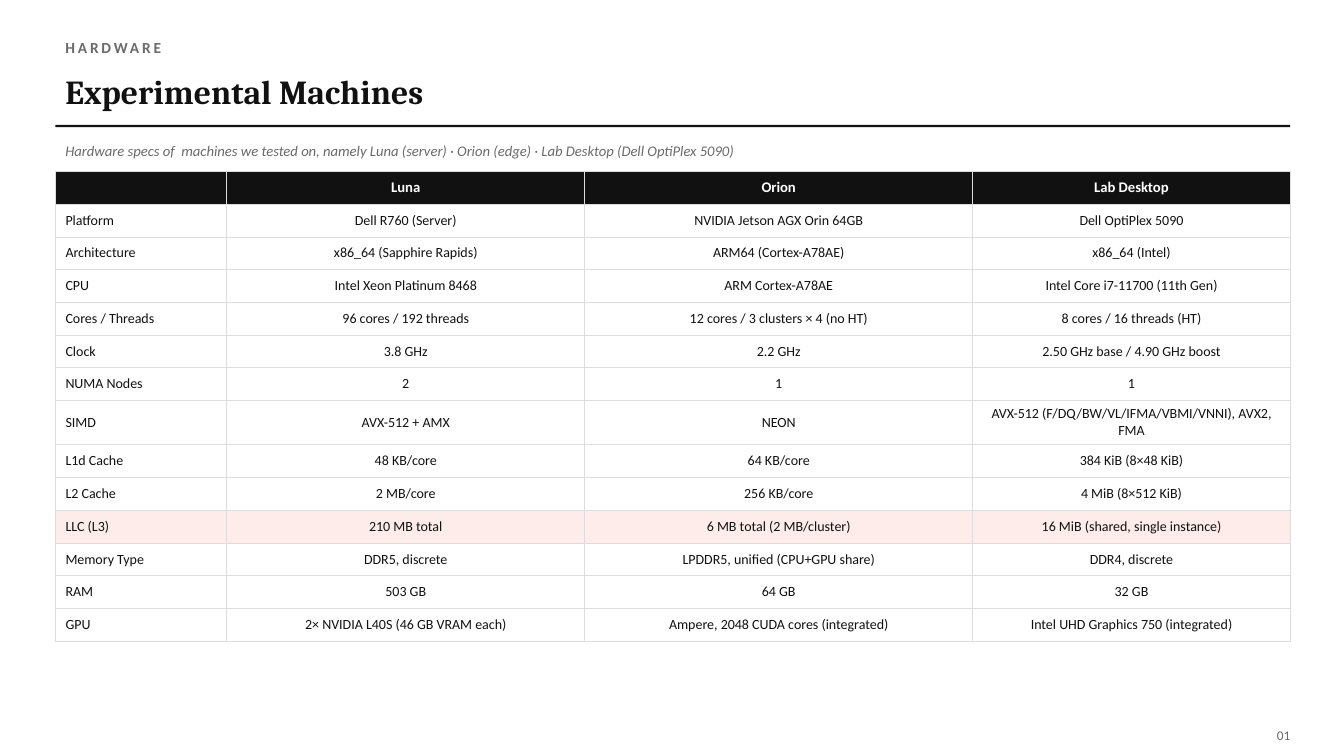
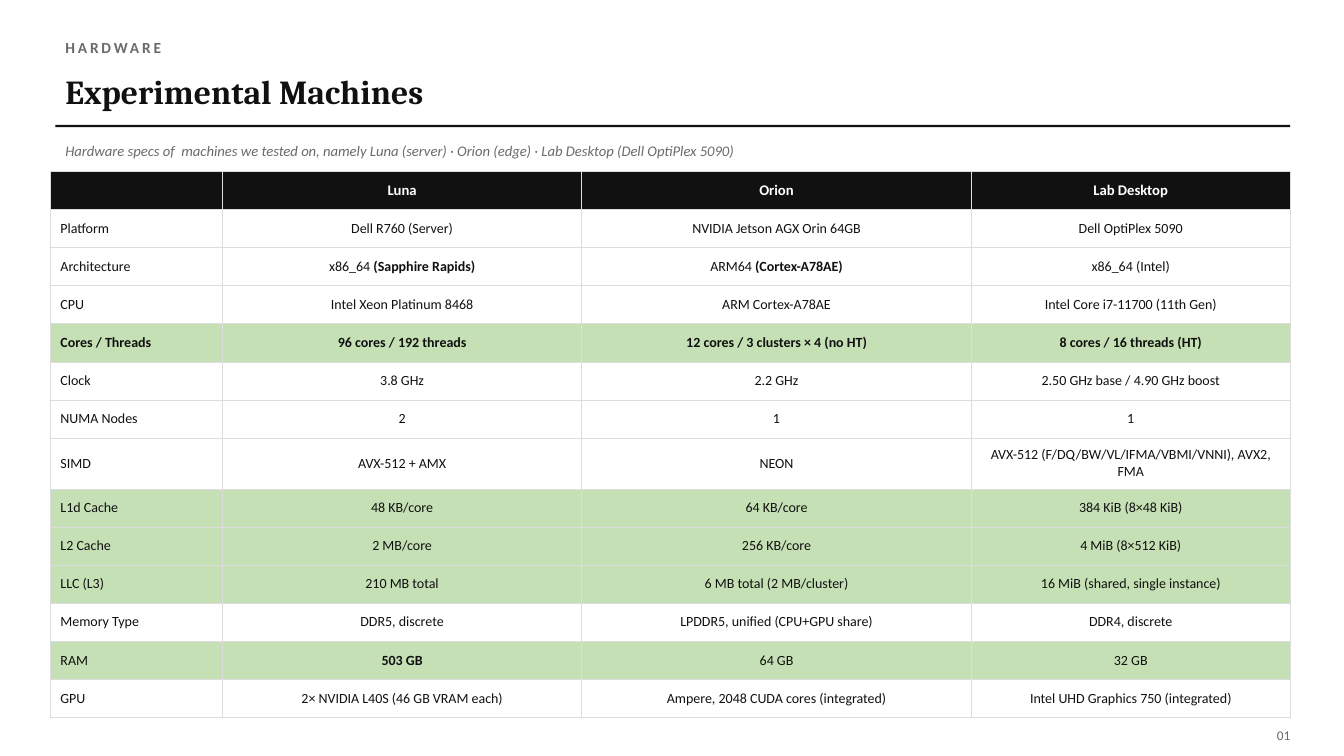
Before and after one commit to KathpaliaChirag/Nanopore-project, a slide deck: slide 2 of dorado-kraken-research/presentations/june.pptx. Drawn at 1344x756 pixels with LibreOffice and Linux fonts; fonts in the diff are those of the drawing. Boxes give left, top, right and bottom in pixels: in the first picture for what was removed or moved away, otherwise in the second. Text is boxed around its words. In the diff, an @@ line names an element or a change of style, - is before the commit and + after.

```diff
--- a/dorado-kraken-research/presentations/june.pptx
+++ b/dorado-kraken-research/presentations/june.pptx
@@ table at (x1=50, y1=171, x2=1291, y2=718) @@
@@ fill #FFFFFF to #C5E0B4 in 16 cells @@
@@ fill #FDECEA to #C5E0B4 in row 11 @@
@@ bold on in "(Sapphire Rapids)", "(Cortex-A78AE)", "Cores / Threads", "96 cores / 192 threads" and 3 more places @@
@@ table resized from (x1=55, y1=171, x2=1291, y2=641) to (x1=50, y1=171, x2=1291, y2=718) @@
```
Also in this commit, not shown: 13 other slides changed, 6 other files.
